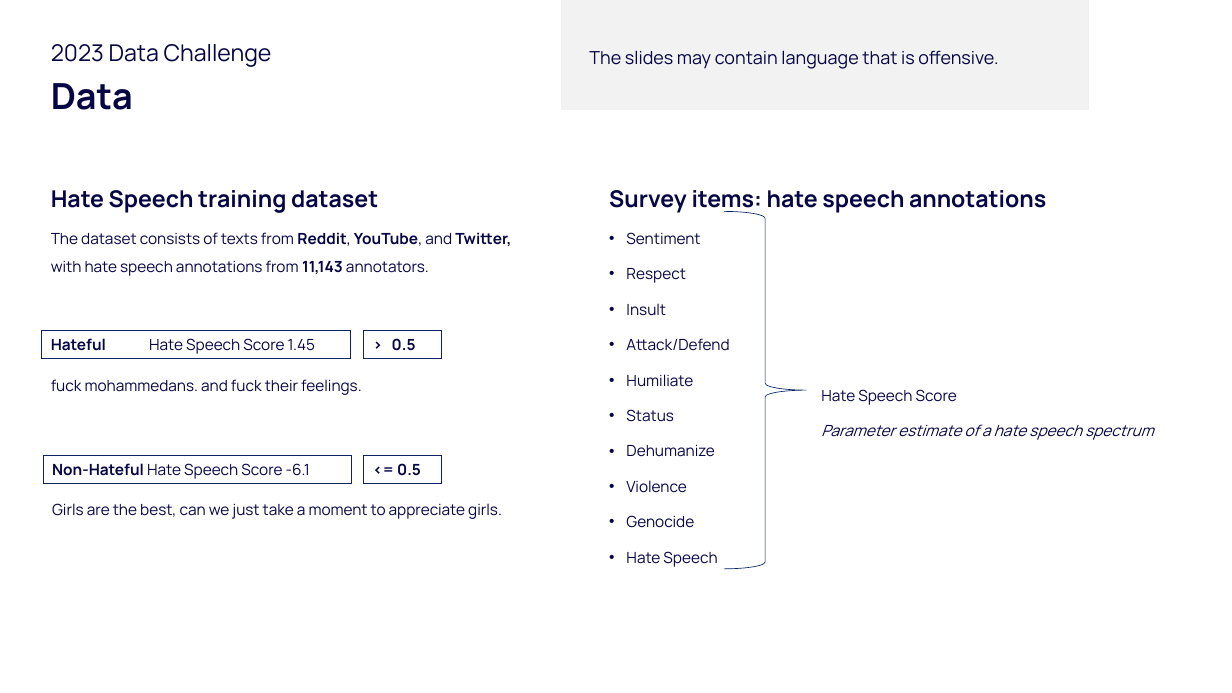
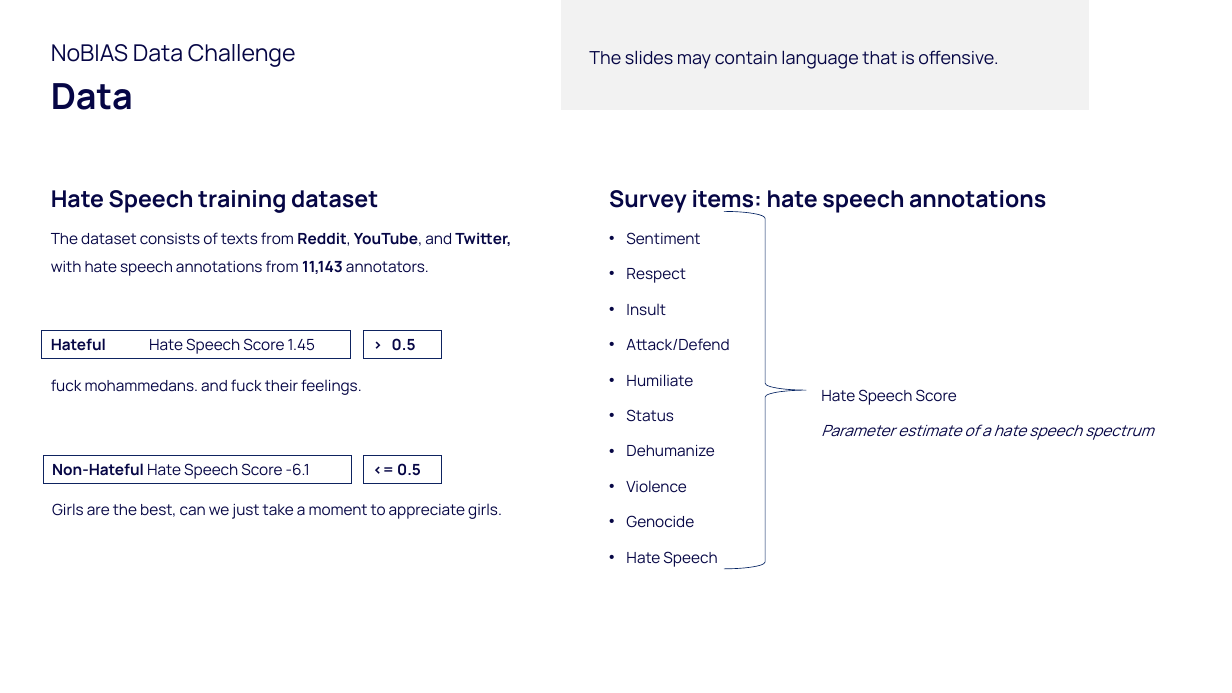
Before and after one commit to preyero/multidisciplinary-data-challenge, a slide deck: slide 3 of challenge/slides/part_1.pptx (slide 2 before the commit). Drawn at 1232x693 pixels with LibreOffice and Linux fonts; fonts in the diff are those of the drawing; background and template pictures are left out. Boxes give left, top, right and bottom in pixels: in the first picture for what was removed or moved away, otherwise in the second. Text is boxed around its words. In the diff, an @@ line names an element or a change of style, - is before the commit and + after.

```diff
--- a/challenge/slides/part_1.pptx
+++ b/challenge/slides/part_1.pptx
@@ text at [51, 44, 296, 67]: text changed @@
-2023 Data Challenge
+NoBIAS Data Challenge
```
Also in this commit, not shown: 9 other slides changed, 2 slides added.
